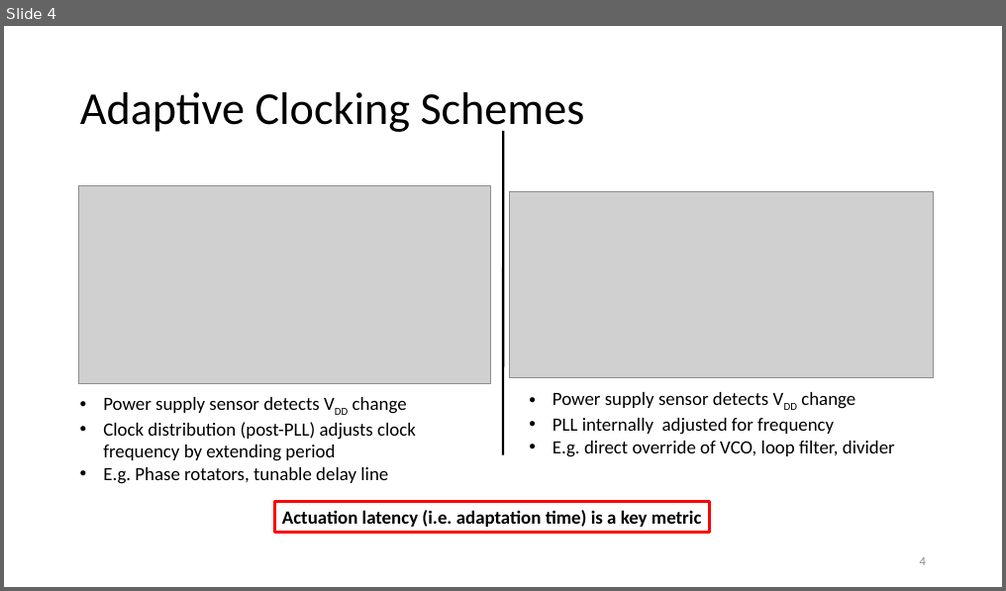
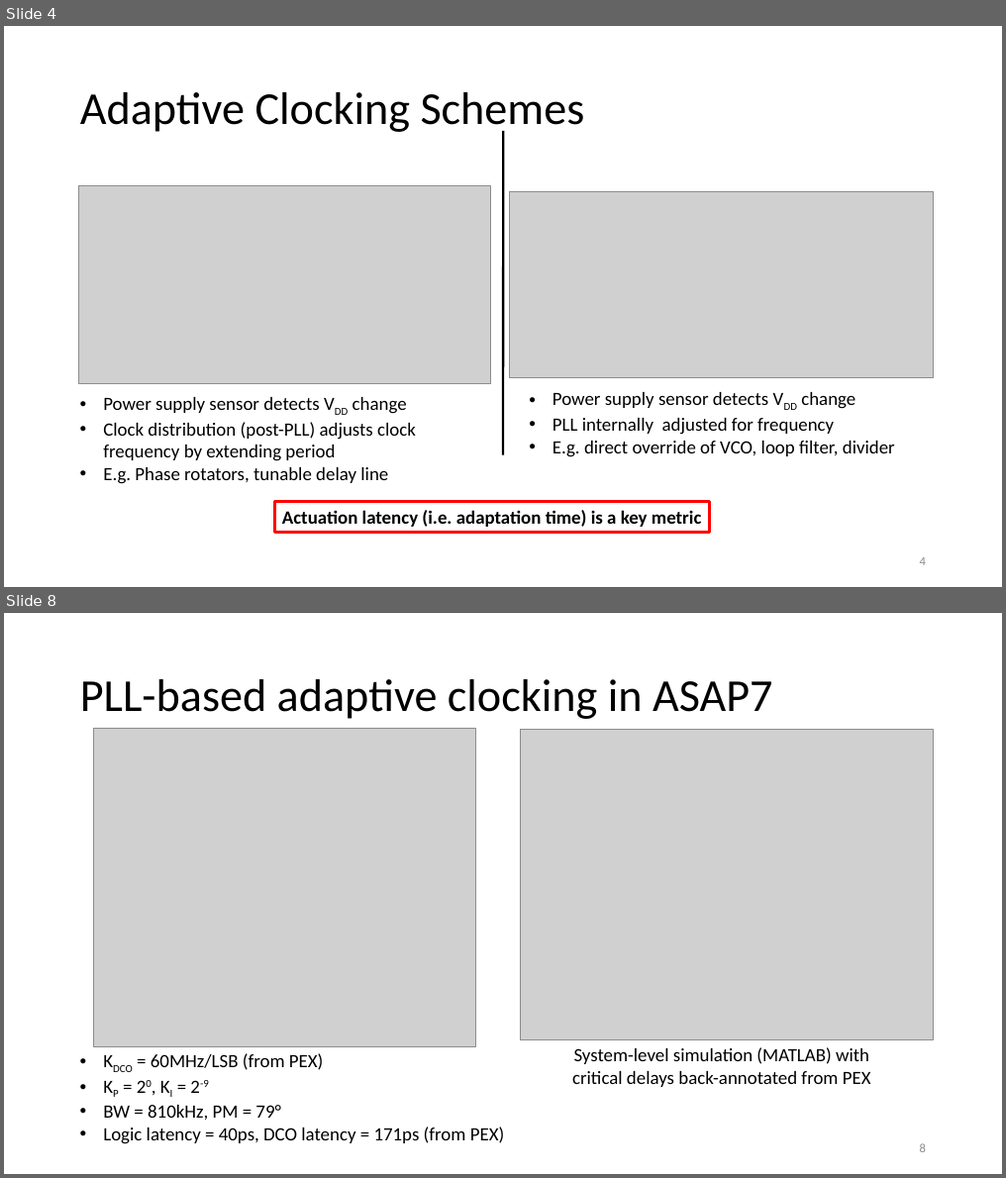
Before and after one commit to NotReallySynthPlls/FinalReport, a slide deck: Adaptive Clocking Techniques for SoC Supply Droop Response.pptx. Shown one above the other, each under a label of ours: slide 4 before the commit, slides 4 and 8 after it; the slides between them are not shown. The pictures are 1006x591 and 1006x1178 pixels, drawn with LibreOffice and Linux fonts; fonts in the diff are those of the drawing; grey boxes stand for pictures. Boxes give left, top, right and bottom in pixels: in the first picture for what was removed or moved away, otherwise in the second. Text is boxed around its words. In the diff, an @@ line names an element or a change of style, - is before the commit and + after.

```diff
--- a/Adaptive Clocking Techniques for SoC Supply Droop Response.pptx
+++ b/Adaptive Clocking Techniques for SoC Supply Droop Response.pptx
@@ slide 8 added at (4,613,1002,1174), background #FFFFFF @@
@@ title added at (80,679,772,719), 44 pt, text #000000 @@
+PLL-based adaptive clocking in ASAP7
@@ picture added at (94,728,476,1048) @@
@@ picture added at (520,730,933,1041) @@
@@ text added at (103,1054,505,1145), 18 pt, text #000000 @@
+• KDCO = 60MHz/LSB (from PEX)
+• KP = 20, KI = 2-9
+• BW = 810kHz, PM = 79°
+• Logic latency = 40ps, DCO latency = 171ps (from PEX)
@@ text added at (572,1048,871,1087), 18 pt, text #000000 @@
+System-level simulation (MATLAB) with critical delays back-annotated from PEX
@@ page number added at (920,1144,926,1153), 12 pt, text #8C8C8C @@
+8
```
Also in this commit, not shown: 2 slides changed, 6 other slides added, 5 slides removed, 1 other file.
